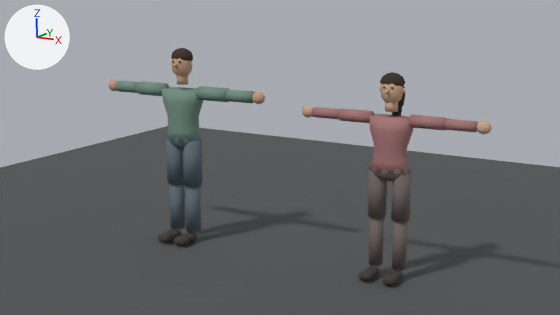
One commit to the Blender file ArtSource/Characters/PrototypeHumanoids.blend: the scene before it, then after it.
Rendered twice from the file's camera 'Preview_Camera'. The axes (+X, +Y, +Z) are drawn at upper left. The lights are the same throughout. The picture after the commit comes second.

Objects in the first picture: 'Preview_Ground', 'PrototypeFemale_Body', 'PrototypeMale_Body'.
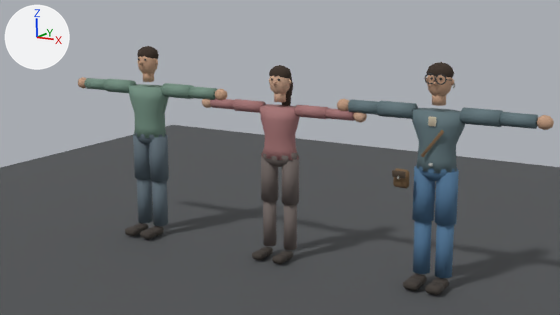
Pixel boxes [x1, y1, x2, y2] of what changed, in the pictures (560 x 315 px):
'PrototypeFemale_Body', moved
    before: [302, 72, 492, 286]
    after: [202, 65, 367, 264]
'PrototypeMale_Body', moved
    before: [108, 48, 265, 246]
    after: [78, 46, 227, 239]
'PrototypePlayer_Body', added
    after: [337, 62, 554, 295]
    faces in mat_prototypeplayer_shirt (greyish cyan #61767c): [348, 100, 538, 173]
    faces in mat_prototypeplayer_pants (blue #507697): [412, 165, 459, 278]
    faces in mat_prototypeplayer_skin (beige #c59e81): [337, 75, 554, 130]
    faces in mat_prototypeplayer_shoes (dark grey #423c37): [403, 273, 449, 295]
    faces in mat_prototypeplayer_bag (brown #795f42): [393, 130, 444, 188]

What changed in the scene script:
```text
Change ob_prototypemale_body:
    ob_prototypemale_body.location: (-1.05, 0.0, 0.0) -> (-1.45, 0.0, 0.0)
Change ob_prototypefemale_body:
    ob_prototypefemale_body.location: (1.05, 0.0, 0.0) -> (0.0, 0.0, 0.0)
Add ob_prototypeplayer_body:
    ob_prototypeplayer_body = bpy.data.objects.new('PrototypePlayer_Body', me_prototypeplayer_torso_mesh)  # 992 vertices, 1172 faces; spans x -0.89..0.89, y -0.26..0.12, z 0.02..1.84; in mat_prototypeplayer_shirt (greyish cyan #61767c), mat_prototypeplayer_pants (blue #507697), mat_prototypeplayer_belt (brown #4d4034), mat_prototypeplayer_metal (grey #b3b6b3), mat_prototypeplayer_undershirt (beige #bfb59e), mat_prototypeplayer_skin (beige #c59e81), mat_prototypeplayer_eyes (black #2c2823), mat_prototypeplayer_hair (brown #3c2f24), mat_prototypeplayer_glasses (dark grey #2c2f30), mat_prototypeplayer_bag (brown #795f42), mat_prototypeplayer_shoes (dark grey #423c37)
    ob_prototypeplayer_body.location = (1.45, 0.0, 0.0)
```
